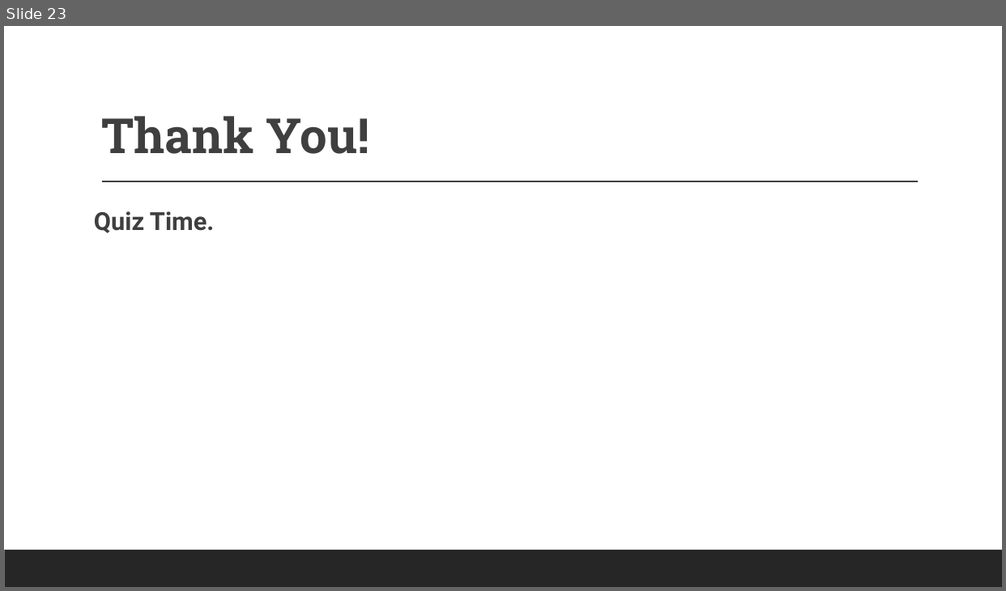
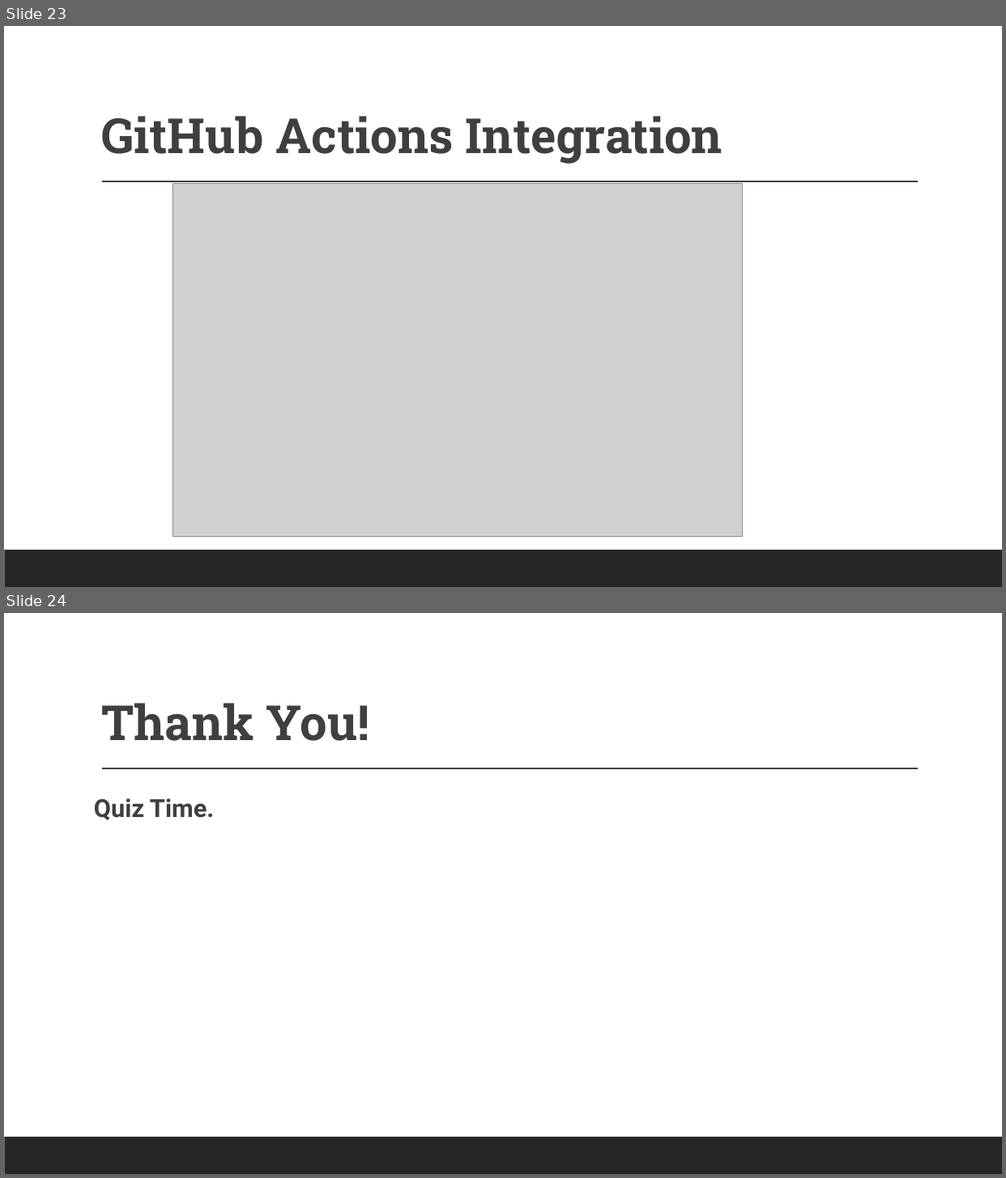
Before and after one commit to shaoxian423/8922Terraform, a slide deck: CST8922 Applied Project.pptx. Shown one above the other, each under a label of ours: slide 23 before the commit, slides 23 and 24 after it. The pictures are 1006x591 and 1006x1178 pixels, drawn with LibreOffice and Linux fonts; fonts in the diff are those of the drawing; grey boxes stand for pictures. Boxes give left, top, right and bottom in pixels: in the first picture for what was removed or moved away, otherwise in the second. Text is boxed around its words. In the diff, an @@ line names an element or a change of style, - is before the commit and + after.

```diff
--- a/CST8922 Applied Project.pptx
+++ b/CST8922 Applied Project.pptx
@@ slide 23 added at [4,26,1002,587], background #FFFFFF; not listed: 2 template elements that a slide beside it also shows @@
@@ title added at [101,116,722,164], 35 pt, text #3F3F3F, bold @@
+GitHub Actions Integration
@@ picture added at [172,184,741,537] @@
@@ what was slide 23 is now slide 24 @@
```
Also in this commit, not shown: 3 slides changed, 2 other files.
